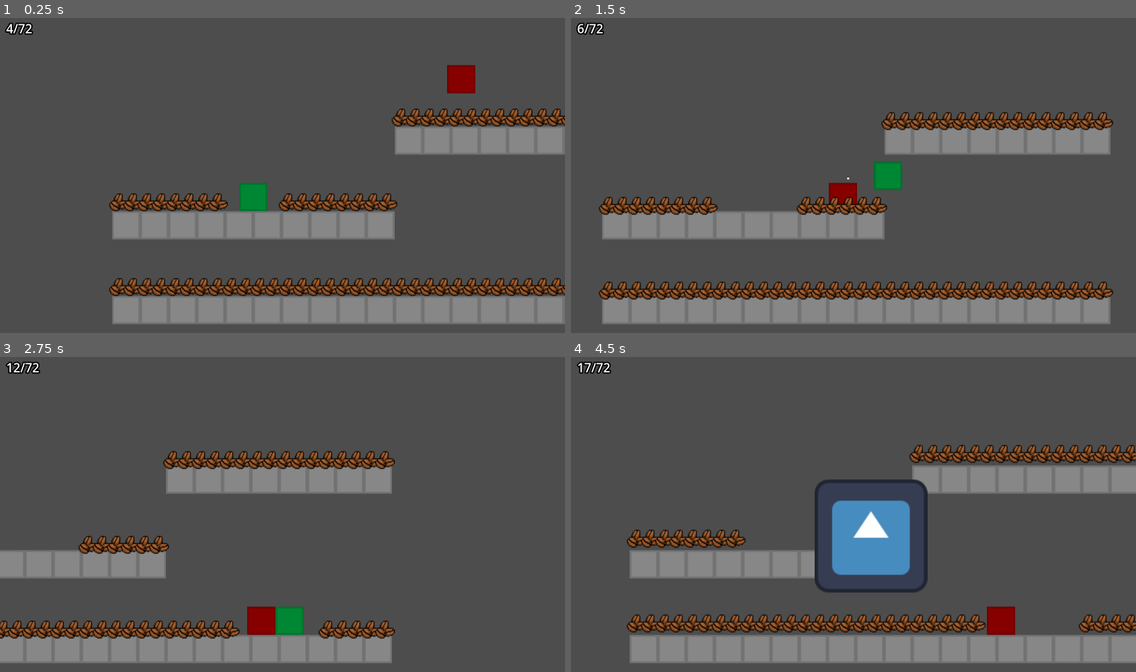
Above: before the commit, frames 1-4 (two rows, left to right).
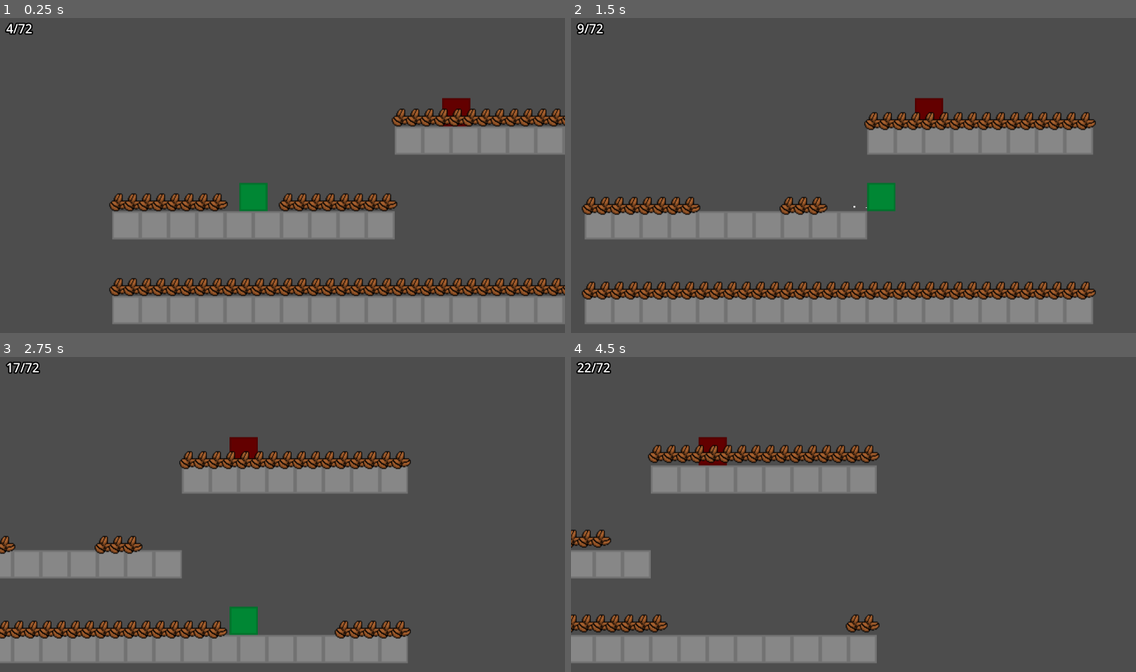
Above: after the commit, the same moments.

Repository: JumbledOne/RPHGameProject
Game: Godot game, scene res://scenes/game_scene/game_scene.tscn
Same seed, same stepped clock (60 frames per second), same inputs: the game is played once before the commit and once after it. The engine's default icon, where the game draws it, is replaced by a stand-in: a white triangle on a blue panel in a dark square.
Inputs:
- Up to frame 1 (0.25 s): no input
- Up to frame 2 (1.5 s): tap Enter at 0.5 s; hold D (right) from 0.53 s (still down); tap E (attack) at 0.6 s; tap Space (jump) at 0.77 s; tap I (ability) at 1.35 s
- Up to frame 3 (2.75 s): tap Space (jump) at 1.52 s; tap E (attack) at 1.55, 2.1 s; release D (right) at 2.03 s; hold A (left) from 2.03 s (still down)
- Up to frame 4 (4.5 s): release A (left) at 2.78 s; hold D (right) 2.78-4.28 s; tap E (attack) at 2.85, 3.8, 4.35 s; tap Space (jump) at 3.02, 3.77 s; hold I (ability) 3.53-4.28 s; hold A (left) from 4.28 s (still down)

The runs differ from the first frame. In frame 1, 0.7% of the frame differs, in the area x 78-85%, y 15-35%; in frame 2, 10%; in frame 3, 6.9%; in frame 4, 28%, in the area x 0-100%, y 1-98%.

Commit message:
Reworked Enemy class and added rotten cacao

Diff:
--- a/src/scenes/game_scene/game_scene.tscn
+++ b/src/scenes/game_scene/game_scene.tscn
@@ -1,10 +1,10 @@
 [gd_scene format=4 uid="uid://bl40gfmg0jtsb"]
 
+[ext_resource type="PackedScene" uid="uid://b74gumldk6cuh" path="res://scripts/enemy/Cacao_Enemy.tscn" id="1_wmtvo"]
 [ext_resource type="Texture2D" uid="uid://ciaxb2mesyvra" path="res://assets/sprites/test_square.png" id="1_xb203"]
 [ext_resource type="Script" uid="uid://d22cgg754fheg" path="res://scripts/player/player_camera/player_camera.gd" id="2_ducuf"]
 [ext_resource type="Texture2D" uid="uid://p5p4kheh71sg" path="res://assets/sprites/tilemap.png" id="2_j8flk"]
 [ext_resource type="PackedScene" uid="uid://dqfx6qteghxjv" path="res://scripts/player/player_spawner/player_spawner.tscn" id="3_j8flk"]
-[ext_resource type="PackedScene" uid="uid://btklg2eul7t8q" path="res://scripts/enemy/placeholder_Enemy.tscn" id="5_ducuf"]
 [ext_resource type="PackedScene" uid="uid://vmsxvdlgsokl" path="res://scenes/game_scene/game_ui.tscn" id="7_201br"]
 [ext_resource type="PackedScene" uid="uid://b7cwtkfr5atuj" path="res://scenes/game_scene/collectible.tscn" id="7_wmtvo"]
 
@@ -107,8 +107,8 @@
 [node name="GameScene" type="Node2D" unique_id=211181931]
 script = SubResource("GDScript_8p81m")
 
-[node name="placeholderEnemy" parent="." unique_id=1352146507 instance=ExtResource("5_ducuf")]
-position = Vector2(407, -210)
+[node name="RottenCacao" parent="." unique_id=565006692 instance=ExtResource("1_wmtvo")]
+position = Vector2(358, -168)
 
 [node name="TileMapLayer" type="TileMapLayer" parent="." unique_id=1822924676]
 tile_map_data = PackedByteArray("AAAIAP//AQAAAAAAAAAHAP//AQAAAAAAAAAGAP//AQAAAAAAAAAFAP//AQAAAAAAAAAEAP//AQAAAAAAAAADAP …(496 unchanged characters)…
--- a/src/scripts/enemy/AI/Follow.gd
+++ /dev/null
@@ -1,13 +0,0 @@
-class_name FollowBehavior
-extends EnemyBehavior
-
-@export var speed: float = 200.0
-
-func tick(enemy: CharacterBody2D, _delta: float) -> void:
-	var player = GameManager.player
-
-	if player:
-		var direction = (player.global_position - enemy.global_position).normalized()
-		enemy.velocity.x = direction.x * speed
-	else:
-		enemy.velocity.x = 0
--- a/src/scripts/enemy/AI/enemyBehavior.gd
+++ /dev/null
@@ -1,4 +0,0 @@
-@abstract class_name EnemyBehavior
-extends Node
-
-@abstract func tick(enemy: CharacterBody2D, delta: float) -> void
--- /dev/null
+++ b/src/scripts/enemy/Cacao_Enemy.gd
@@ -0,0 +1,10 @@
+class_name Cacao
+extends Enemy_Entity
+
+func _process(delta: float) -> void:
+	attack_Component.tick(self, delta)
+	pass
+
+func _physics_process(delta: float) -> void:
+	movement_Component.tick(self, delta)
+	move_and_slide()
--- /dev/null
+++ b/src/scripts/enemy/Cacao_Enemy.tscn
@@ -0,0 +1,46 @@
+[gd_scene format=3 uid="uid://b74gumldk6cuh"]
+
+[ext_resource type="Script" uid="uid://c78wudv7aw47b" path="res://scripts/enemy/Cacao_Enemy.gd" id="1_gd5hh"]
+[ext_resource type="PackedScene" uid="uid://dwiill2noqt84" path="res://scripts/hurtbox/hurtbox.tscn" id="1_px0sb"]
+[ext_resource type="Texture2D" uid="uid://ciaxb2mesyvra" path="res://assets/sprites/test_square.png" id="2_drsj5"]
+[ext_resource type="Script" uid="uid://dkwinabt4kwnl" path="res://scripts/enemy/Components/AttackComponents/rotten_Cacao.gd" id="4_o2k1m"]
+[ext_resource type="Script" uid="uid://cp4m1jdy0wpdw" path="res://scripts/enemy/Components/MovementComponents/Idle.gd" id="5_o2k1m"]
+
+[sub_resource type="RectangleShape2D" id="RectangleShape2D_g4v7s"]
+size = Vector2(32, 32)
+
+[sub_resource type="SpriteFrames" id="SpriteFrames_drsj5"]
+animations = [{
+"frames": [],
+"loop": 1,
+"name": &"default",
+"speed": 5.0
+}, {
+"frames": [{
+"duration": 1.0,
+"texture": ExtResource("2_drsj5")
+}],
+"loop": 1,
+"name": &"new_animation",
+"speed": 5.0
+}]
+
+[node name="RottenCacao" type="CharacterBody2D" unique_id=565006692]
+script = ExtResource("1_gd5hh")
+
+[node name="CollisionShape2D" type="CollisionShape2D" parent="." unique_id=136484504]
+shape = SubResource("RectangleShape2D_g4v7s")
+
+[node name="hurtbox" parent="CollisionShape2D" unique_id=1789929793 node_paths=PackedStringArray("owner_node") instance=ExtResource("1_px0sb")]
+owner_node = NodePath("../..")
+
+[node name="AnimatedSprite2D" type="AnimatedSprite2D" parent="." unique_id=342796054]
+modulate = Color(0.73333335, 0, 0, 1)
+sprite_frames = SubResource("SpriteFrames_drsj5")
+animation = &"new_animation"
+
+[node name="AttackComponent" type="Node2D" parent="." unique_id=1463857466]
+script = ExtResource("4_o2k1m")
+
+[node name="MovementComponent" type="Node2D" parent="." unique_id=1858462073]
+script = ExtResource("5_o2k1m")
--- /dev/null
+++ b/src/scripts/enemy/Components/AttackComponents/rotten_Cacao.gd
@@ -0,0 +1,17 @@
+class_name RottenCacaoAttackComponent
+extends Component
+
+const set_timer: float = 10.0
+var timer: float = set_timer
+var is_timer_active: bool = true
+
+func tick(_enemy: Enemy_Entity, delta: float) -> void:
+
+	if not is_timer_active:
+		return
+
+	timer -= delta
+
+	if timer <= 0.0:
+		GameManager.player.hurt()
+		timer = set_timer
--- /dev/null
+++ b/src/scripts/enemy/Components/MovementComponents/Idle.gd
@@ -0,0 +1,13 @@
+class_name IdleComponent
+extends Component
+
+
+# Called when the node enters the scene tree for the first time.
+func _ready() -> void:
+	pass # Replace with function body.
+
+func tick(enemy: Enemy_Entity, delta: float):
+	if not enemy.is_on_floor():
+		enemy.velocity.y += 980.0 * delta
+	else:
+		enemy.velocity.y = 0.0
--- /dev/null
+++ b/src/scripts/enemy/Components/base_component.gd
@@ -0,0 +1,4 @@
+@abstract class_name Component
+extends Node2D
+
+@abstract func tick(enemy: Enemy_Entity, delta: float) -> void
--- /dev/null
+++ b/src/scripts/enemy/Enemy_Entity.gd
@@ -0,0 +1,12 @@
+@abstract class_name Enemy_Entity
+extends Entity
+
+# should be called inside func _process()
+@onready var attack_Component = $AttackComponent
+
+# should be called inside func _physics_process()
+# so movement is just handling how they move while attack components shouldn't be moving the entity
+@onready var movement_Component = $MovementComponent
+
+@export_category("speed")
+@export var speed = 200.0
--- /dev/null
+++ b/src/scripts/enemy/base_Enemy_scene.tscn
@@ -0,0 +1,18 @@
+[gd_scene format=3 uid="uid://dmclx1qejgsg4"]
+
+[ext_resource type="PackedScene" uid="uid://dwiill2noqt84" path="res://scripts/hurtbox/hurtbox.tscn" id="1_joox5"]
+
+[sub_resource type="RectangleShape2D" id="RectangleShape2D_g4v7s"]
+
+[node name="EnemyName" type="CharacterBody2D" unique_id=565006692]
+
+[node name="CollisionShape2D" type="CollisionShape2D" parent="." unique_id=108221174]
+shape = SubResource("RectangleShape2D_g4v7s")
+
+[node name="hurtbox" parent="CollisionShape2D" unique_id=1789929793 instance=ExtResource("1_joox5")]
+
+[node name="AnimatedSprite2D" type="AnimatedSprite2D" parent="." unique_id=342796054]
+
+[node name="AttackComponent" type="Node2D" parent="." unique_id=1463857466]
+
+[node name="MovementComponent" type="Node2D" parent="." unique_id=1858462073]
--- a/src/scripts/enemy/placeholder_Enemy.gd
+++ /dev/null
@@ -1,26 +0,0 @@
-extends CharacterBody2D
-
-@export var MAXHP = 5
-@export var behavior: EnemyBehavior
-const SPEED = 300.0
-const JUMP_VELOCITY = -400.0
-
-var HP = 0
-
-func _ready() -> void:
-	HP = MAXHP
-
-func _physics_process(delta: float) -> void:
-	if not is_on_floor():
-		velocity += get_gravity() * delta
-
-	if self.position.y >= 128 or HP == 0:
-		print("Removed: ", self)
-		queue_free()
-
-	behavior.tick(self, delta)
-
-	move_and_slide()
-
-func hurt():
-	HP -= 1
--- a/src/scripts/enemy/placeholder_Enemy.tscn
+++ /dev/null
@@ -1,26 +0,0 @@
-[gd_scene format=3 uid="uid://btklg2eul7t8q"]
-
-[ext_resource type="Script" uid="uid://cmsjqxmissm1k" path="res://scripts/enemy/placeholder_Enemy.gd" id="1_12f17"]
-[ext_resource type="Texture2D" uid="uid://ciaxb2mesyvra" path="res://assets/sprites/test_square.png" id="1_uf7dd"]
-[ext_resource type="PackedScene" uid="uid://dwiill2noqt84" path="res://scripts/hurtbox/hurtbox.tscn" id="2_rhckb"]
-[ext_resource type="Script" uid="uid://crrxvrdbta3o3" path="res://scripts/enemy/AI/Follow.gd" id="4_vml4q"]
-
-[sub_resource type="RectangleShape2D" id="RectangleShape2D_yf5fn"]
-size = Vector2(32, 32)
-
-[node name="placeholderEnemy" type="CharacterBody2D" unique_id=1352146507 node_paths=PackedStringArray("behavior")]
-modulate = Color(1, 0, 0, 1)
-script = ExtResource("1_12f17")
-behavior = NodePath("Behavior")
-
-[node name="Sprite2D" type="Sprite2D" parent="." unique_id=1136187306]
-texture = ExtResource("1_uf7dd")
-
-[node name="CollisionShape2D" type="CollisionShape2D" parent="." unique_id=2065615575]
-shape = SubResource("RectangleShape2D_yf5fn")
-
-[node name="hurtbox" parent="." unique_id=1789929793 node_paths=PackedStringArray("owner_node") instance=ExtResource("2_rhckb")]
-owner_node = NodePath("..")
-
-[node name="Behavior" type="Node2D" parent="." unique_id=910271047]
-script = ExtResource("4_vml4q")
Not shown, removed: src/scripts/enemy/AI/Follow.gd.uid
Not shown, removed: src/scripts/enemy/AI/enemyBehavior.gd.uid
Not shown, added: src/scripts/enemy/Cacao_Enemy.gd.uid
Not shown, added: src/scripts/enemy/Components/AttackComponents/rotten_Cacao.gd.uid
Not shown, added: src/scripts/enemy/Components/MovementComponents/Idle.gd.uid
Not shown, added: src/scripts/enemy/Components/base_component.gd.uid
Not shown, added: src/scripts/enemy/Enemy_Entity.gd.uid
Not shown, removed: src/scripts/enemy/placeholder_Enemy.gd.uid
Not shown, added: src/scripts/enemy/Cacao_Enemy.tscn4782944617.tmp
